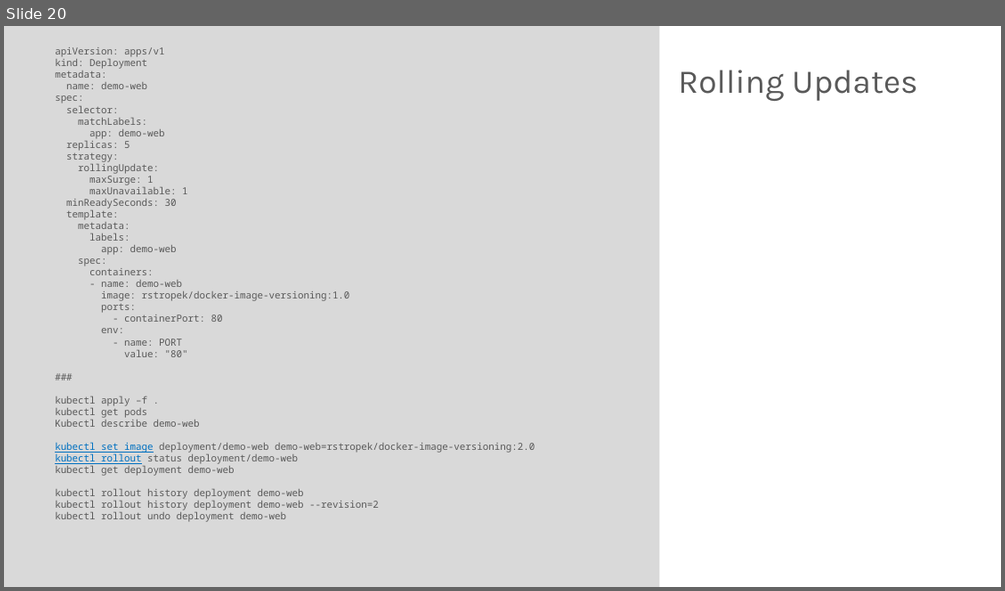
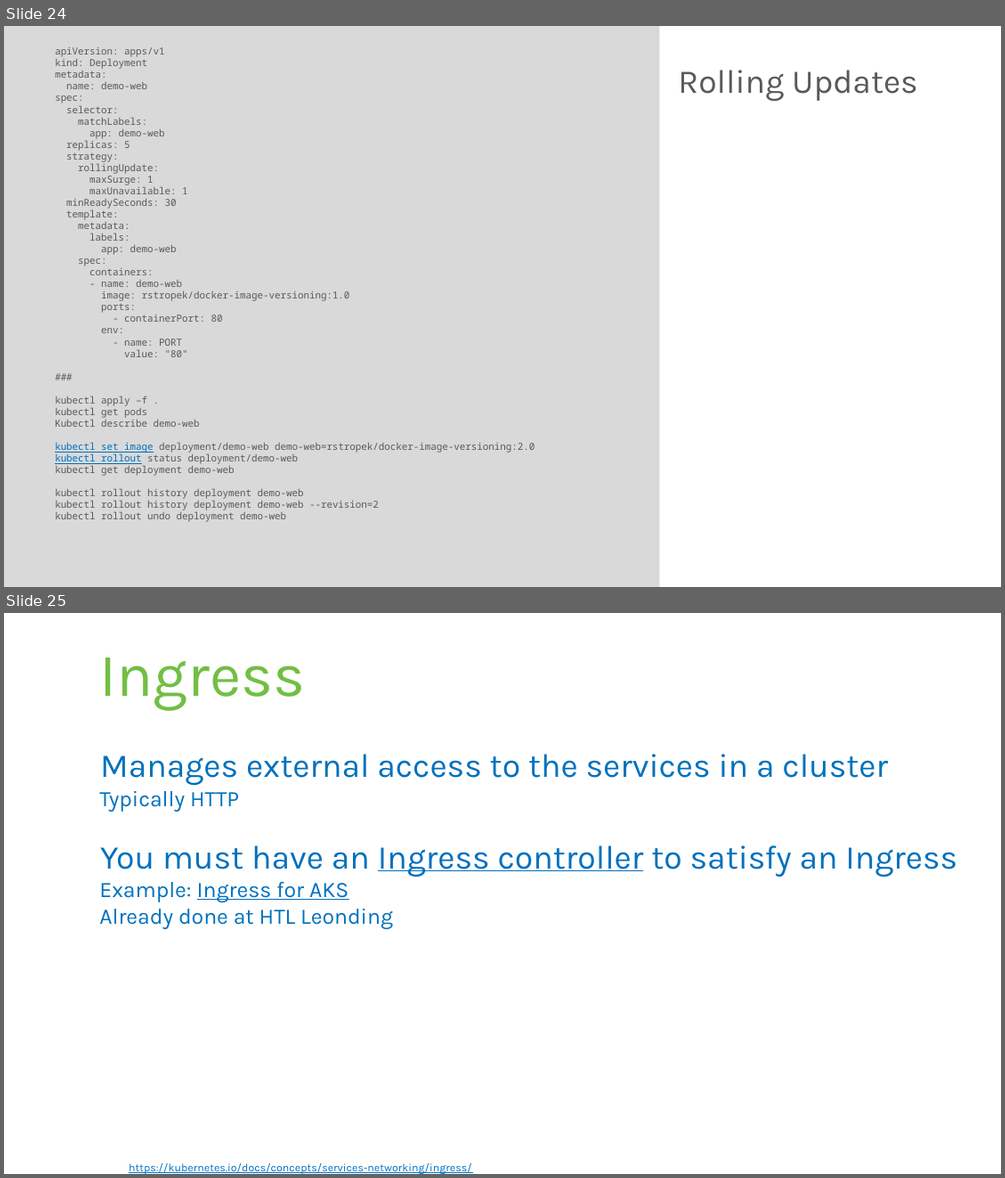
Before and after one commit to rstropek/DockerVS2015Intro, a slide deck: slides/Kubernetes-Workshop.pptx. Shown one above the other, each under a label of ours: slide 20 before the commit, slides 24 and 25 after it. The pictures are 1005x591 and 1005x1178 pixels, drawn with LibreOffice and Linux fonts; fonts in the diff are those of the drawing. Boxes give left, top, right and bottom in pixels: in the first picture for what was removed or moved away, otherwise in the second. Text is boxed around its words. In the diff, an @@ line names an element or a change of style, - is before the commit and + after.

```diff
--- a/slides/Kubernetes-Workshop.pptx
+++ b/slides/Kubernetes-Workshop.pptx
@@ slide 25 added at [4, 613, 1001, 1174], background #FFFFFF @@
@@ title added at [99, 657, 305, 711], 44 pt, text #72BF44 @@
+Ingress
@@ text added at [99, 754, 957, 929], 24 pt, text #0071BC @@
+Manages external access to the services in a cluster
+  Typically HTTP
+You must have an Ingress controller to satisfy an Ingress
+  Example: Ingress for AKS
+  Already done at HTL Leonding
@@ text added at [129, 1163, 472, 1174], 8 pt, text #0070C0, underline @@
+https://kubernetes.io/docs/concepts/services-networking/ingress/
@@ what was slide 20 is now slide 24 @@
```
Also in this commit, not shown: 6 slides changed, 5 other slides added, 1 other file.
